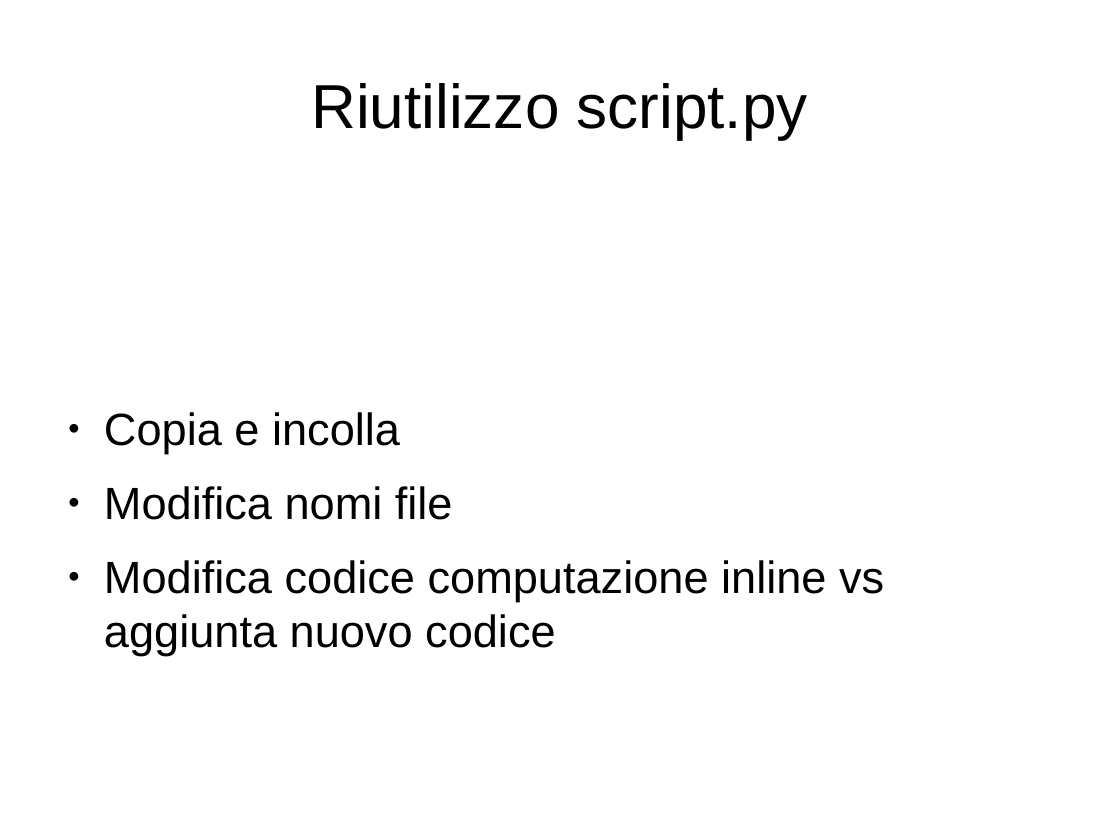
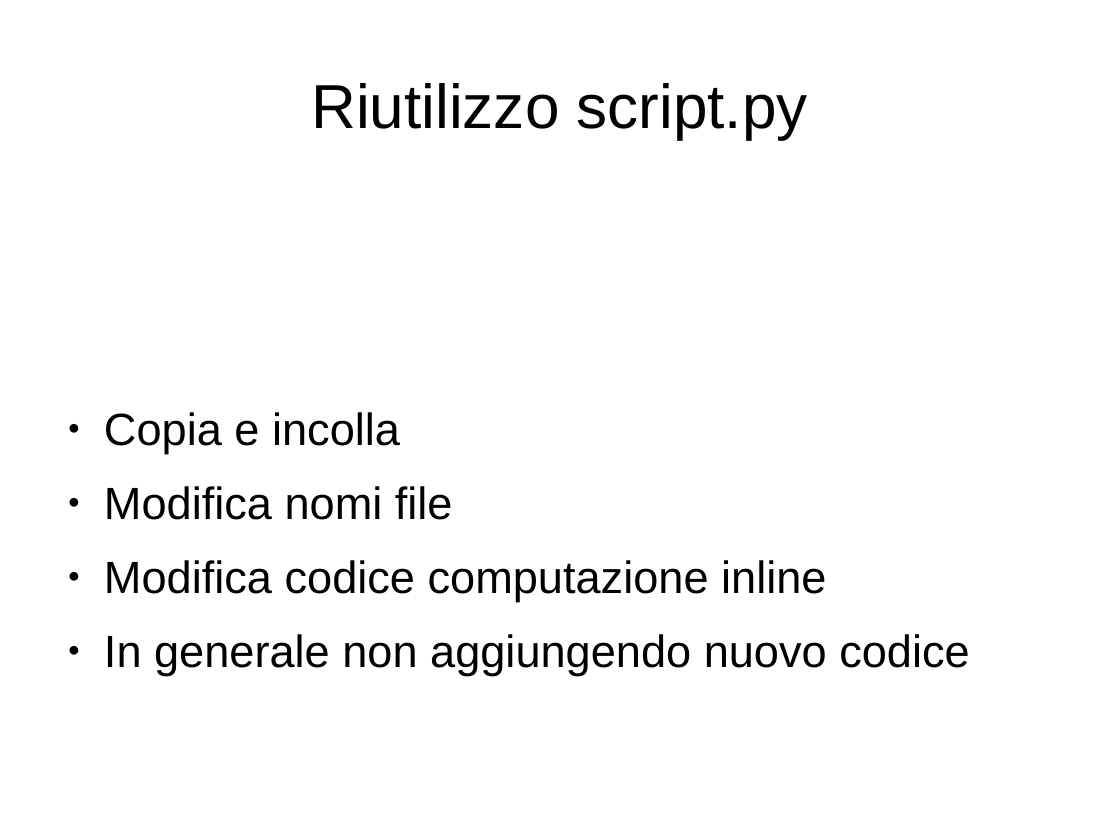
Before and after one commit to nicolacammillini/spacedys-batch, a slide deck: slide 2 of docs/slides-batch.odp. Drawn at 1120x840 pixels with LibreOffice and Linux fonts; fonts in the diff are those of the drawing. Boxes give left, top, right and bottom in pixels: in the first picture for what was removed or moved away, otherwise in the second. Text is boxed around its words. In the diff, an @@ line names an element or a change of style, - is before the commit and + after.

```diff
--- a/docs/slides-batch.odp
+++ b/docs/slides-batch.odp
@@ text at [104, 560, 970, 676]: text changed @@
-● Modifica codice computazione inline vs aggiunta nuovo codice
+● Modifica codice computazione inline
+● In generale non aggiungendo nuovo codice
```
Also in this commit, not shown: 1 other slide changed, 9 slides added.
